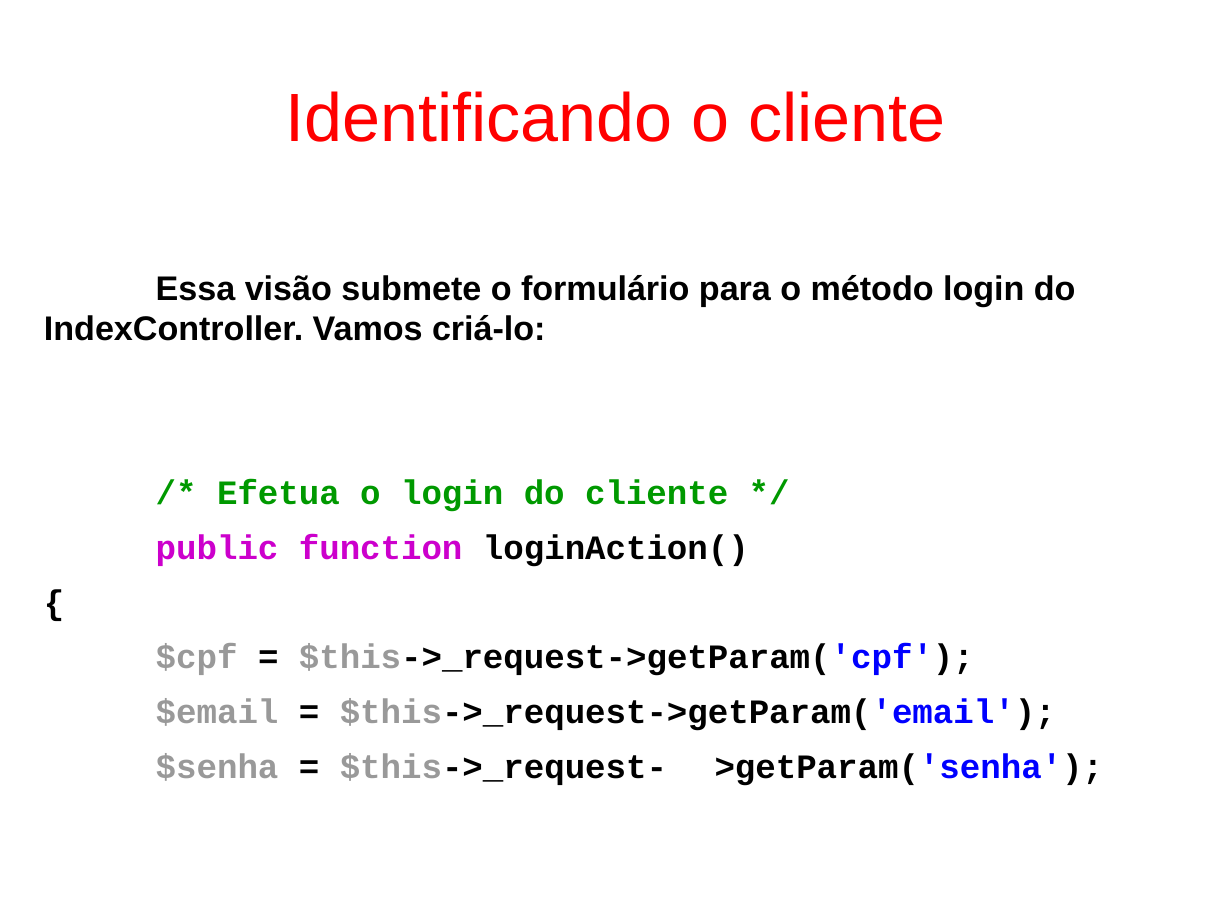
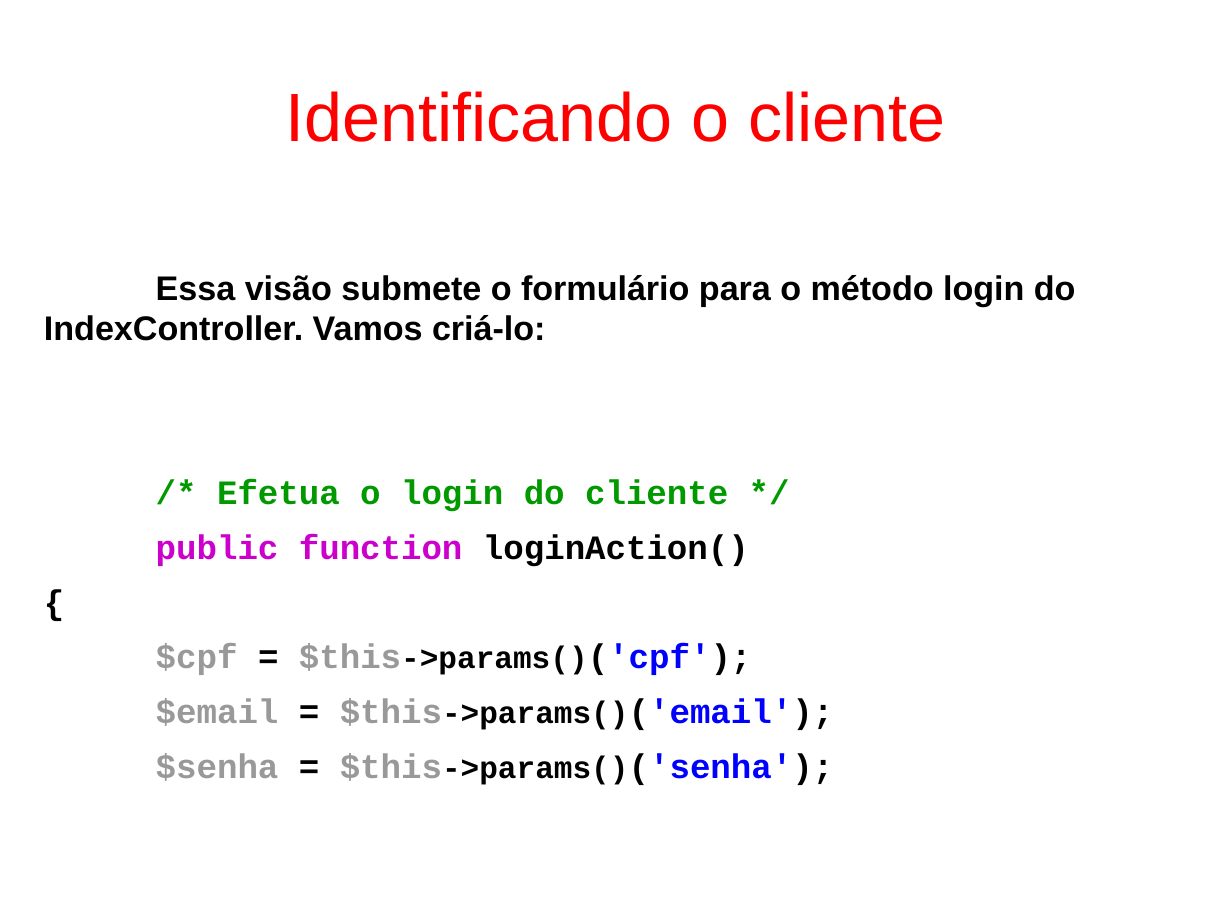
Before and after one commit to fgsl/lojasacme, a slide deck: slide 108 of docs/tutorial.odp. Drawn at 1232x924 pixels with LibreOffice and Linux fonts; fonts in the diff are those of the drawing. Boxes give left, top, right and bottom in pixels: in the first picture for what was removed or moved away, otherwise in the second. Text is boxed around its words. In the diff, an @@ line names an element or a change of style, - is before the commit and + after.

```diff
--- a/docs/tutorial.odp
+++ b/docs/tutorial.odp
@@ text at <box>156,643,834,785</box>: text changed @@
-$cpf = $this->_request->getParam('cpf');
-$email = $this->_request->getParam('email');
-$senha = $this->_request- >getParam('senha');
+$cpf = $this->params()('cpf');
+$email = $this->params()('email');
+$senha = $this->params()('senha');
```
Also in this commit, not shown: 34 other slides changed, 1 other file.
